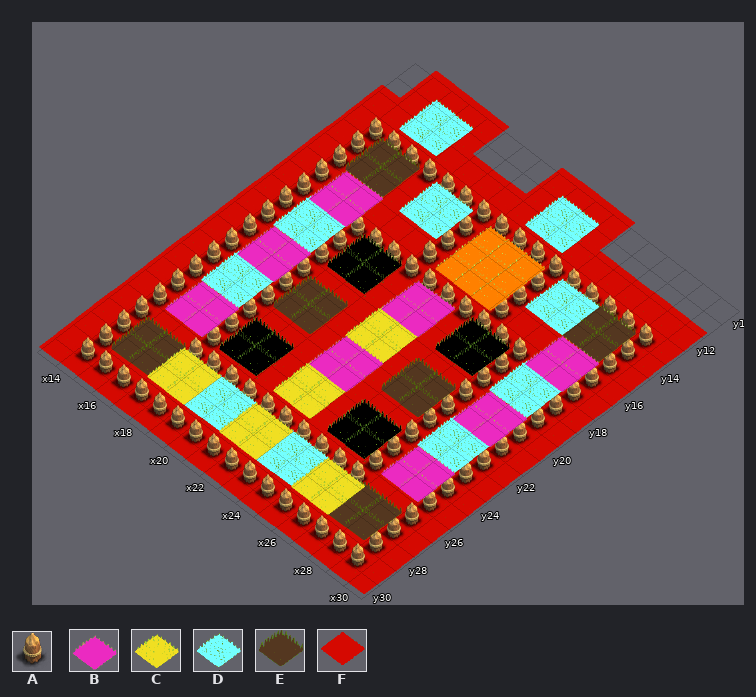
Two states of a Tiled map, Resources/map_01.tmx. Above, as it was before the edit.
Cells are 55x42 px. Isometric: x runs down to the right, y down to the left. Shown: x 13..30, y 10..30.
Key: from "1030.0": A 0; from "tileset": B 1, C 2, D 3, E 5, F 7.
_ is an empty cell.
Layers that did not change in this view are not listed.
Layer "Domain" before, first column x 13:
10 _FFFF___FFFF______
11 _FFFF___FFFF______
12 FFFFFFFFFFFFFFFFFF
13 FFFFFFFFFFFFFFFFFF
14 FFFFFFFFFFFFFFFFFF
15 FFFFFFFFFFFFFFFFFF
Layer "Wall" before, first column x 13:
10 __________________
11 __________________
12 __________________
13 _AAAAAAAAAAAAAAAA_
14 _A_____A___A____A_
15 _A_____A___A____A_
16 _A_____A___A____A_
17 _A__AAAAAAAAAA__A_
Layer "ArcherTower" before, first column x 13:
11 __________________
12 __________________
13 __________________
14 __EE__________EE__
15 __EE__________EE__
16 __________________
17 __________________
18 __________________
19 __________________
20 __________________
21 _____EE____EE_____
22 _____EE____EE_____
23 __________________
24 __________________
25 __________________
26 __________________
Layer "Canon" before, first column x 13:
10 __________________
11 __DD_____DD_______
12 __DD_____DD_______
13 __________________
14 _____DD_____DD____
15 _____DD_____DD____
16 __________________
17 __________________
18 __DD__________DD__
19 __DD__________DD__
20 __________________
21 __________________
22 __DD__________DD__
23 __DD__________DD__
24 __________________
25 __________________
26 __________________
27 ______DD__DD______
Layer "GoldBank" before, first column x 17:
15 ____________
16 ____________
17 ____________
18 ____________
19 ____________
20 ____CC______
21 ____CC______
22 ____________
23 ____________
24 ____CC______
25 ____CC______
26 ____________
27 CC__CC__CC__
28 CC__CC__CC__
Layer "ElixerTank" before, first column x 13:
13 __________________
14 __________________
15 __________________
16 __BB__________BB__
17 __BB__________BB__
18 ________BB________
19 ________BB________
20 __BB__________BB__
21 __BB__________BB__
22 ________BB________
23 ________BB________
24 __BB__________BB__
25 __BB__________BB__
26 __________________
27 __________________
28 __________________
29 __________________
And afterwards:
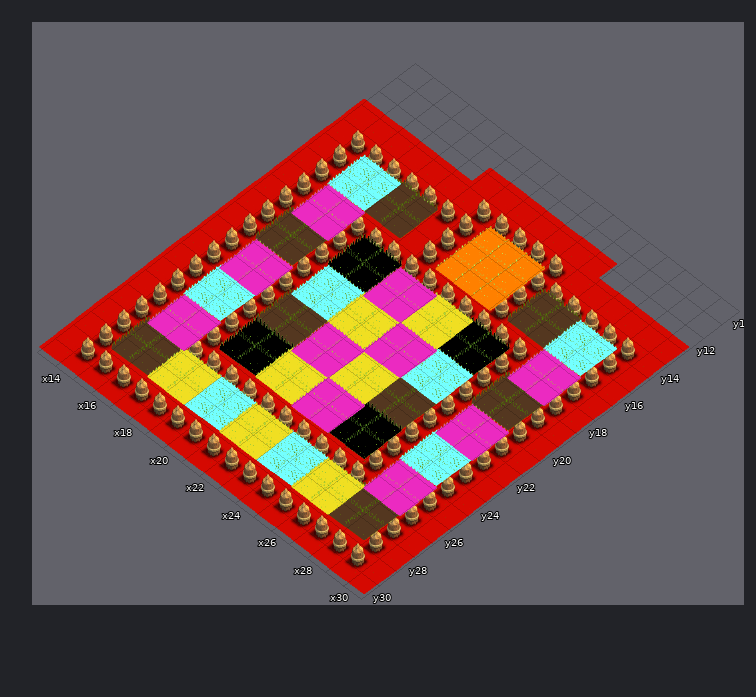
From old to new:
Changed rows in their new state; . is an unchanged cell.
Layer "Domain":
first column x 13:
10 .____...____......
11 .____...____......
12 ______......._____
Layer "Wall":
first column x 14:
13 ______....._____
14 .AAAAA.....AAAA.
Layer "ArcherTower":
first column x 15:
14 __..........__
15 __EE......EE__
16 ..EE......EE..
19 EE..........EE
20 EE..........EE
21 ...__....__...
23 ...EE....EE...
Layer "Canon":
first column x 15:
11 __.....__.....
12 __.....__.....
14 ...__.....__..
15 DD.__.....__DD
16 DD..........DD
18 __..........__
19 __..........__
20 ...DD....DD...
21 ...DD....DD...
22 __..........__
24 DD..........DD
Layer "GoldBank":
first column x 20:
18 ..CC
19 ..CC
20 C._.
21 C._.
22 ..CC
23 ..CC
24 C._.
25 C._.
Layer "ElixerTank":
first column x 15:
16 __..........__
18 BB...B._....BB
19 .....B._......
20 __.....BB...__
21 .......BB.....
22 BB...B._....BB
23 .....B._......
24 __.....BB...__
25 .......BB.....
26 BB..........BB
Where, in picture pixels (left, top, right, bottom), the same in both pictures:
changed: (147, 71, 707, 516)
